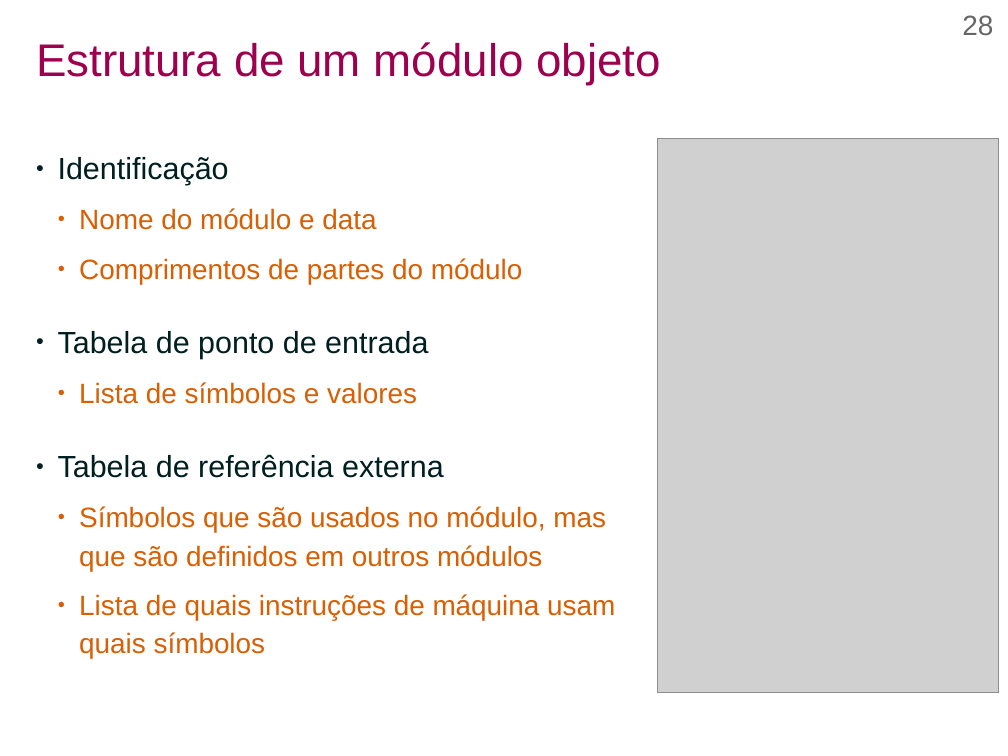
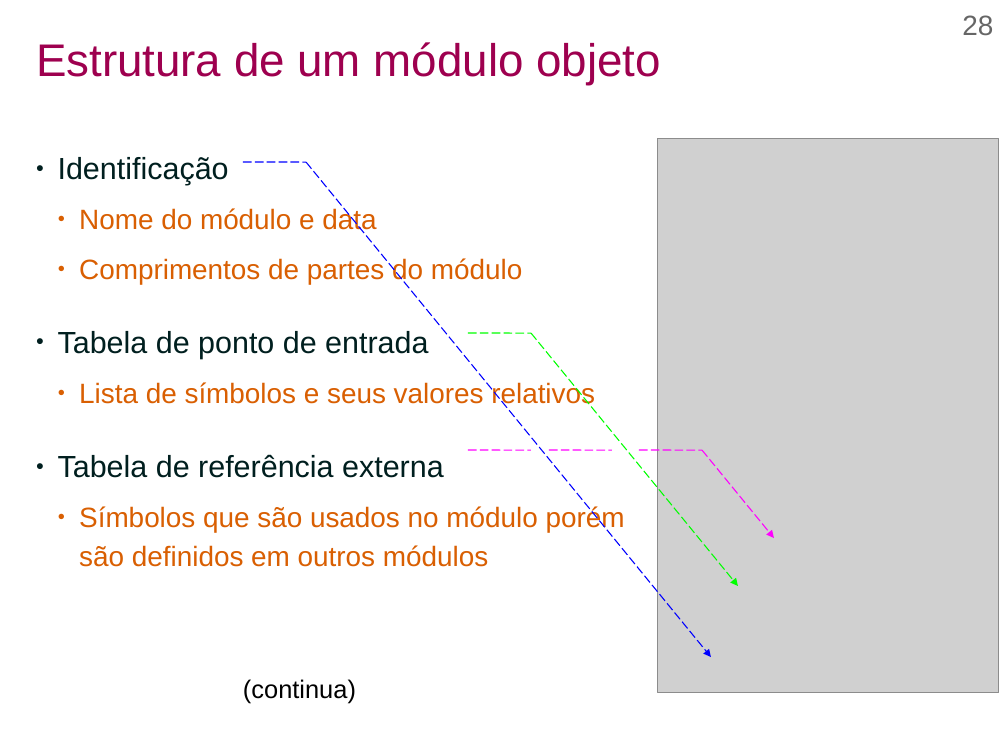
Before and after one commit to efurlanm/teaching, a slide deck: slide 28 of aed/AED-U1S2-Assembly.odp. Drawn at 1008x756 pixels with LibreOffice and Linux fonts; fonts in the diff are those of the drawing; grey boxes stand for pictures; background and template pictures are left out. Boxes give left, top, right and bottom in pixels: in the first picture for what was removed or moved away, otherwise in the second. Text is boxed around its words. In the diff, an @@ line names an element or a change of style, - is before the commit and + after.

```diff
--- a/aed/AED-U1S2-Assembly.odp
+++ b/aed/AED-U1S2-Assembly.odp
@@ line added from (243, 162) to (306, 162), #0000FF 0.85 pt dashed @@
@@ arrow added from (306, 162) to (712, 658), #0000FF 0.85 pt dashed @@
@@ line added from (468, 333) to (531, 333), #00FF00 0.85 pt dashed @@
@@ arrow added from (531, 333) to (738, 586), #00FF00 0.85 pt dashed @@
@@ text at [79, 381, 595, 408]: text changed @@
-  ● Lista de símbolos e valores
+  ● Lista de símbolos e seus valores relativos
@@ line added from (468, 450) to (531, 450), #FF00FF 0.85 pt dashed @@
@@ line added from (549, 450) to (612, 450), #FF00FF 0.85 pt dashed @@
@@ line added from (639, 450) to (702, 450), #FF00FF 0.85 pt dashed @@
@@ arrow added from (702, 450) to (774, 538), #FF00FF 0.85 pt dashed @@
@@ text at [79, 505, 625, 567]: text changed @@
-  ● Símbolos que são usados no módulo, mas que são definidos em outros módulos
-  ● Lista de quais instruções de máquina usam quais símbolos
+  ● Símbolos que são usados no módulo porém são definidos em outros módulos
@@ text added at [243, 679, 356, 703], 20 pt, text #000000 @@
+(continua)
```
Also in this commit, not shown: 30 other slides changed, 18 other files.
